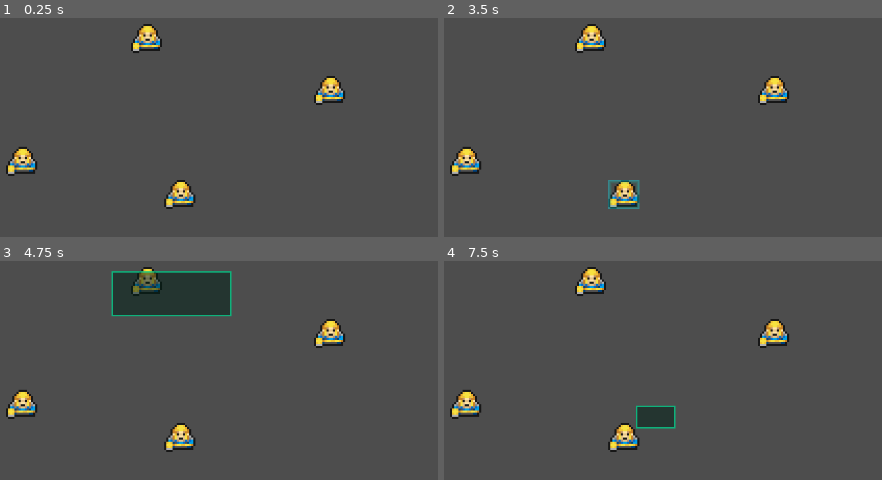
Above: before the commit, frames 1-4 (two rows, left to right).
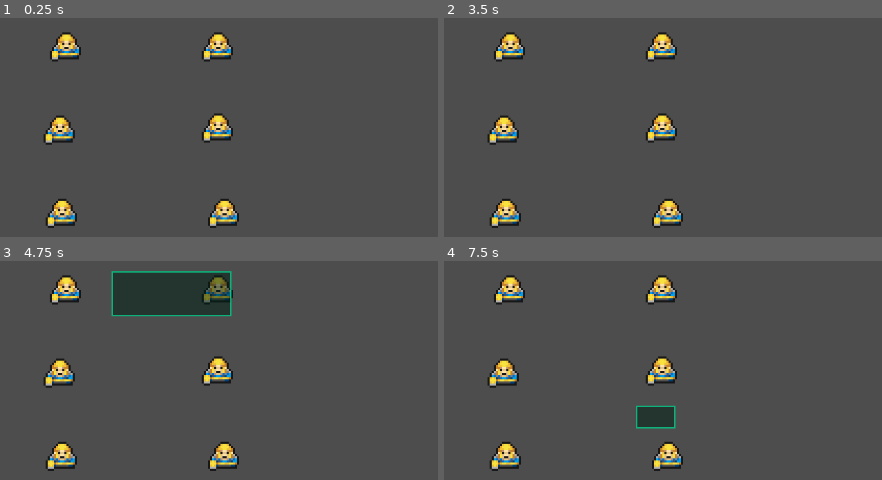
Above: after the commit, the same moments.

Repository: Luxiorawa/godot-coding-quest-rts
Game: Godot game, scene res://world.tscn
Same seed, same stepped clock (60 frames per second), same inputs: the game is played once before the commit and once after it.
Inputs (mouse positions are in pixels of both pictures, inside the frame that each line leads up to):
- Up to frame 1 (0.25 s): no input
- Up to frame 2 (3.5 s): tap Enter at 0.5 s; drag from (588, 37) to (873, 42) at 0.52 s; drag from (772, 90) to (754, 230) at 1.27 s; move the mouse to (465, 160) at 2.02 s; hold Right mouse button (RightClick) 2.03-2.75 s; click (465, 160) at 2.17 s; tap Space at 2.75 s; drag from (623, 195) to (557, 72) at 2.77 s
- Up to frame 3 (4.75 s): move the mouse to (outside the picture) at 3.52 s; hold Right mouse button (RightClick) 3.53-4.25 s; click (outside the picture) at 3.6 s; tap Enter at 4.25 s; drag from (113, 315) to (232, 271) at 4.27 s
- Up to frame 4 (7.5 s): move the mouse to (833, 383) at 5.02 s; hold Right mouse button (RightClick) 5.03-5.75 s; click (833, 383) at 5.17 s; tap Space at 5.75 s; drag from (676, 271) to (636, 405) at 5.77 s; move the mouse to (outside the picture) at 6.52 s; hold Right mouse button (RightClick) 6.53-7.25 s; click (outside the picture) at 6.67 s; tap Enter at 7.25 s; drag from (636, 405) to (754, 473) at 7.27 s

The runs differ from the first frame. In frame 1, 6.4% of the frame differs, in the area x 1-79%, y 2-96%; in frame 2, 6.6%; in frame 3, 6.3%; in frame 4, 6.4%.

Commit message:
feat: add static typing almost everywhere

Diff:
--- a/Scripts/Camera2D.gd
+++ b/Scripts/Camera2D.gd
@@ -1,3 +1,4 @@
+class_name Camera
 extends Camera2D
 
 var mousePos := Vector2()
@@ -13,7 +14,8 @@
 signal start_move_selection
 
 func _ready() -> void:
-	area_selected.connect(get_parent()._on_area_selected)
+	var parent := get_parent() as World
+	area_selected.connect(parent._on_area_selected)
 
 func _process(_delta: float) -> void:
 	if Input.is_action_just_pressed("LeftClick"):
@@ -35,14 +37,15 @@
 		reset_area()
 		print("Click released at", end)
 
-func _input(event) -> void:
+func _input(event: InputEvent) -> void:
 	if event is InputEventMouse:
-		mousePos = event.position
+		var mouse_event := event as InputEventMouse
+		mousePos = mouse_event.position
 		mousePosGlobal = get_global_mouse_position()
 
 func draw_area() -> void:
 	panel.visible = true
-	panel.size = Vector2(abs(startV.x - endV.x), abs(startV.y - endV.y))
+	panel.size = Vector2(abs(startV.x - endV.x) as float, abs(startV.y - endV.y) as float)
 	var pos := Vector2()
 	pos.x = min(startV.x, endV.x)
 	pos.y = min(startV.y, endV.y)
--- a/Scripts/world.gd
+++ b/Scripts/world.gd
@@ -1,21 +1,25 @@
+class_name World
 extends Node2D
 
-var units: Array = []
+var units: Array[Unit] = []
 
 func _ready() -> void:
-	units = get_tree().get_nodes_in_group("units")
+	var test := get_tree().get_nodes_in_group("units")
+	print(units)
+	print(typeof(test))
+	#units = test
 
-func _on_area_selected(object: Node2D) -> void:
-	var start = object.start
-	var end = object.end
+func _on_area_selected(object: Camera) -> void:
+	var start := object.start
+	var end := object.end
 	# [0] = Vecteur associé au moment du clic
 	# [1] = Vecteur associé au release du clic
 	var area: Array[Vector2] = [
-		Vector2(min(start.x, end.x), min(start.y, end.y)),
-		Vector2(max(start.x, end.x), max(start.y, end.y))
+		Vector2(min(start.x, end.x) as float, min(start.y, end.y) as float),
+		Vector2(max(start.x, end.x) as float, max(start.y, end.y) as float)
 	]
 
-	var units_selected = get_units_in_area(area)
+	var units_selected := get_units_in_area(area)
 	for unit in units:
 		# Avant de sélectionner les unités, on va toutes les déselectionner au préalable
 		unit.set_selected(false)
@@ -25,8 +29,8 @@
 
 	print("Selected ", units_selected.size(), " unit", "s" if units_selected.size() > 1 else "")
 
-func get_units_in_area(area: Array[Vector2]) -> Array:
-	var units_selected = []
+func get_units_in_area(area: Array[Vector2]) -> Array[Unit]:
+	var units_selected: Array[Unit] = []
 	for unit in units:
 		if unit.position.x >= area[0].x and unit.position.x <= area[1].x and unit.position.y >= area[0].y and unit.position.y <= area[1].y:
 			"""
--- a/Unit/unit.gd
+++ b/Unit/unit.gd
@@ -1,13 +1,36 @@
+class_name Unit
 extends CharacterBody2D
 
 @export var selected := false
 @onready var box: Panel = $Box
+@onready var animation: AnimationPlayer = $AnimationPlayer
+
+@onready var target := position
+var follow_cursor := false
+var speed := 50
 
 func _ready() -> void:
 	set_selected(selected)
 
 func set_selected(value: bool) -> void:
 	box.visible = value
+	selected = value
 
-func _on_input_event(viewport, event, shape_idx) -> void:
-	pass
+func _input(event: InputEvent) -> void:
+	if event.is_action_pressed("RightClick"):
+		follow_cursor = true
+
+	if event.is_action_released("RightClick"):
+		follow_cursor = false
+
+func _physics_process(_delta: float) -> void:
+	if follow_cursor == true:
+		if selected:
+			target = get_global_mouse_position()
+			animation.play("Walk Down")
+			pass
+	velocity = position.direction_to(target) * speed
+	if position.distance_to(target) > 15:
+		move_and_slide()
+	else:
+		animation.stop()
--- a/Unit/unit.tscn
+++ b/Unit/unit.tscn
@@ -15,8 +15,46 @@
 border_color = Color(0.0980392, 0.898039, 0.996078, 0.470588)
 border_blend = true
 
-[node name="Unit" type="CharacterBody2D"]
+[sub_resource type="Animation" id="Animation_ubr33"]
+length = 0.001
+tracks/0/type = "value"
+tracks/0/imported = false
+tracks/0/enabled = true
+tracks/0/path = NodePath("Arthax:frame")
+tracks/0/interp = 1
+tracks/0/loop_wrap = true
+tracks/0/keys = {
+"times": PackedFloat32Array(0),
+"transitions": PackedFloat32Array(1),
+"update": 1,
+"values": [0]
+}
+
+[sub_resource type="Animation" id="Animation_xrh7d"]
+resource_name = "Walk Down"
+loop_mode = 1
+tracks/0/type = "value"
+tracks/0/imported = false
+tracks/0/enabled = true
+tracks/0/path = NodePath("Arthax:frame")
+tracks/0/interp = 1
+tracks/0/loop_wrap = true
+tracks/0/keys = {
+"times": PackedFloat32Array(0, 0.2, 0.4, 0.6, 0.8),
+"transitions": PackedFloat32Array(1, 1, 1, 1, 1),
+"update": 1,
+"values": [0, 1, 2, 3, 4]
+}
+
+[sub_resource type="AnimationLibrary" id="AnimationLibrary_61x78"]
+_data = {
+"RESET": SubResource("Animation_ubr33"),
+"Walk Down": SubResource("Animation_xrh7d")
+}
+
+[node name="Unit" type="CharacterBody2D" groups=["units"]]
 script = ExtResource("1_q4vlp")
+selected = null
 
 [node name="CollisionShape2D" type="CollisionShape2D" parent="."]
 position = Vector2(7.5, 7)
@@ -33,4 +71,9 @@
 offset_bottom = 14.0
 theme_override_styles/panel = SubResource("StyleBoxFlat_rgq8h")
 
+[node name="AnimationPlayer" type="AnimationPlayer" parent="."]
+libraries = {
+"": SubResource("AnimationLibrary_61x78")
+}
+
 [connection signal="input_event" from="." to="." method="_on_input_event"]
--- a/project.godot
+++ b/project.godot
@@ -11,9 +11,18 @@
 [application]
 
 config/name="First-RTS"
+config/tags=PackedStringArray("coding_quest", "tuto")
 run/main_scene="res://world.tscn"
 config/features=PackedStringArray("4.2", "Mobile")
 config/icon="res://icon.svg"
+
+[debug]
+
+gdscript/warnings/untyped_declaration=1
+gdscript/warnings/unsafe_property_access=2
+gdscript/warnings/unsafe_method_access=2
+gdscript/warnings/unsafe_cast=1
+gdscript/warnings/unsafe_call_argument=2
 
 [input]
 
--- a/world.tscn
+++ b/world.tscn
@@ -18,14 +18,26 @@
 
 [node name="Units" type="Node2D" parent="."]
 
-[node name="Unit" parent="Units" groups=["units"] instance=ExtResource("3_p0cuk")]
-position = Vector2(86, 52)
+[node name="Unit" parent="Units" instance=ExtResource("3_p0cuk")]
+position = Vector2(45, 136)
+selected = null
 
-[node name="Unit2" parent="Units" groups=["units"] instance=ExtResource("3_p0cuk")]
-position = Vector2(174, 77)
+[node name="Unit2" parent="Units" instance=ExtResource("3_p0cuk")]
+position = Vector2(120, 56)
+selected = null
 
-[node name="Unit3" parent="Units" groups=["units"] instance=ExtResource("3_p0cuk")]
-position = Vector2(26, 111)
+[node name="Unit3" parent="Units" instance=ExtResource("3_p0cuk")]
+position = Vector2(44, 96)
+selected = null
 
-[node name="Unit4" parent="Units" groups=["units"] instance=ExtResource("3_p0cuk")]
-position = Vector2(102, 127)
+[node name="Unit4" parent="Units" instance=ExtResource("3_p0cuk")]
+position = Vector2(120, 95)
+selected = null
+
+[node name="Unit5" parent="Units" instance=ExtResource("3_p0cuk")]
+position = Vector2(47, 56)
+selected = null
+
+[node name="Unit6" parent="Units" instance=ExtResource("3_p0cuk")]
+position = Vector2(123, 136)
+selected = null
Not shown: 1 places in Unit/unit.tscn that only renumber resources
Not shown, changed: .gitignore
